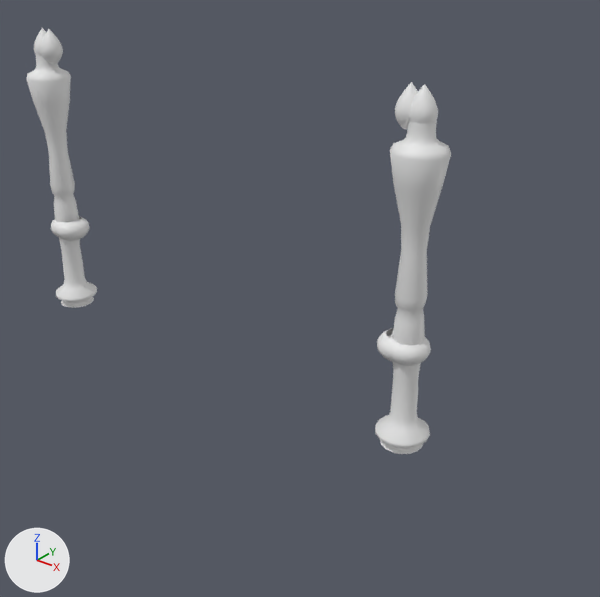
What one commit did to the Blender file Assets/Custom Models/velvet_rope.blend.
Rendered twice from a 50 mm lens placed at (3.81, -6.82, 6.13), pointed at (-1.76, 0.15, 1.81). Arrows for +X, +Y and +Z are at lower left; the lights stay in place.

The first picture shows 'BezierCurve', 'BezierCurve.001', 'BezierCurve.002'.
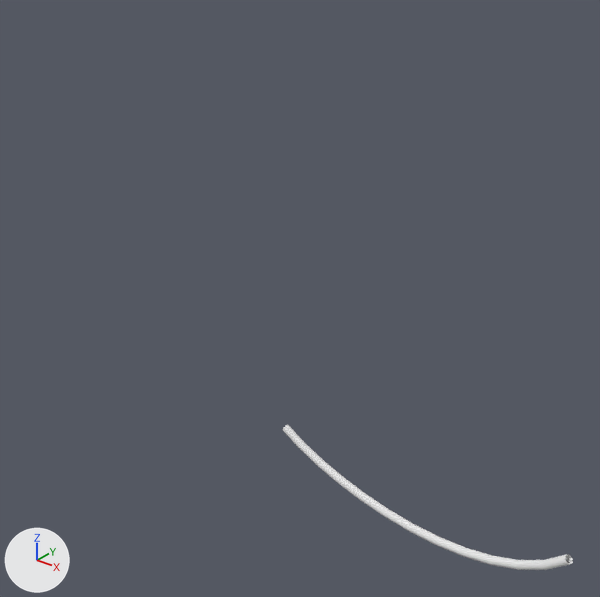
ob_curve_control is not drawn itself; it is used by a modifier of ob_beziercurve, ob_beziercurve_001.
ob_curve_control_001 is not drawn itself; it is used by a modifier of ob_beziercurve_002.
ob_other_side_of_stair_offset is not drawn itself; it is used by a modifier of ob_beziercurve, ob_beziercurve_001, ob_beziercurve_002.

The change, as a list of edits to the scene's bpy script:
```text
Change cu_beziercurve:
    where _sp = cu_beziercurve.splines.new('BEZIER'); _sp.bezier_points.add(1)
    remove _sp.bezier_points.foreach_set('co', [0.101, 0.0405, 0.0, -0.13, 0.0722, 0.0])
    remove _sp.bezier_points.foreach_set('handle_left', [0.416, -0.208, 0.0, -0.0535, 0.149, 0.0])
    remove _sp.bezier_points.foreach_set('handle_right', [0.00362, 0.118, 0.0, -0.207, -0.00481, 0.0])
    add _sp.bezier_points.foreach_set('co', [-1.589, 0.0, 0.0, 1.589, 0.0, 0.0])
    add _sp.bezier_points.foreach_set('handle_left', [-2.525, 0.622, 0.0, 0.876, -0.805, 0.0])
    add _sp.bezier_points.foreach_set('handle_right', [-0.795, -0.528, 0.0, 3.937, 2.648, 0.0])
    add cu_beziercurve.materials.append(mat_velvet)  # white #e7e7e7
    cu_beziercurve.bevel_resolution: 0 -> 6
    add cu_beziercurve.bevel_depth = 0.043
    cu_beziercurve.fill_mode: 'HALF' -> 'FULL'
Remove ob_curve_control:
    ob_curve_control = bpy.data.objects.new('curve control', None)
Remove ob_curve_control_001:
    ob_curve_control_001 = bpy.data.objects.new('curve control.001', None)
Remove ob_other_side_of_stair_offset:
    ob_other_side_of_stair_offset = bpy.data.objects.new('other side of stair offset', None)
Change ob_beziercurve:
    remove _m = ob_beziercurve.modifiers.new('Screw', 'SCREW')
    remove _m.object = ob_curve_control
    remove _m.merge_threshold = 0.0
    remove _m = ob_beziercurve.modifiers.new('Array', 'ARRAY')
    remove _m.use_constant_offset = True
    remove _m.constant_offset_displace = (0.0, 0.0, -3.01)
    remove _m.use_relative_offset = False
    remove _m = ob_beziercurve.modifiers.new('Mirror', 'MIRROR')
    remove _m.mirror_object = ob_other_side_of_stair_offset
    ob_beziercurve.location: (-0.13, 0.01, 4.38) -> (0.0, 0.0, 0.0)
    ob_beziercurve.rotation_euler: (3.142, -1.571, 0.0) -> (1.571, 0.0, 0.0)  # degrees (180, -90, 0) -> degrees (90, 0, 0)
    ob_beziercurve.scale: (1.87, 1.87, 1.87) -> (1.19, 1.19, 1.19)
Remove ob_beziercurve_001:
    ob_beziercurve_001 = bpy.data.objects.new('BezierCurve.001', cu_beziercurve_001)
Remove ob_beziercurve_002:
    ob_beziercurve_002 = bpy.data.objects.new('BezierCurve.002', cu_beziercurve_002)
```

What differs and where, as boxes (x1, y1, x2, y2) in the pictures (600 x 597 px):
'BezierCurve.001', deleted
    before: (26, 54, 451, 454)
'BezierCurve', reshaped, moved, turned, rescaled, modifiers changed
    before: (34, 28, 438, 130)
    after: (282, 424, 573, 570)
'BezierCurve.002', deleted
    before: (51, 216, 431, 366)
